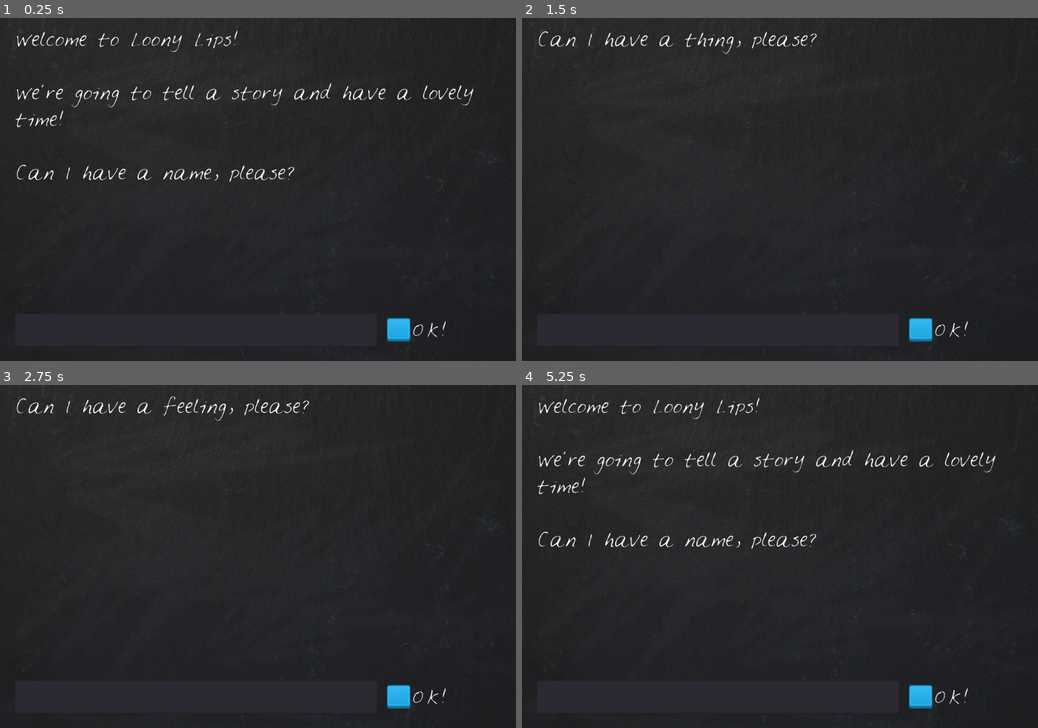
Above: before the commit, frames 1-4 (two rows, left to right).
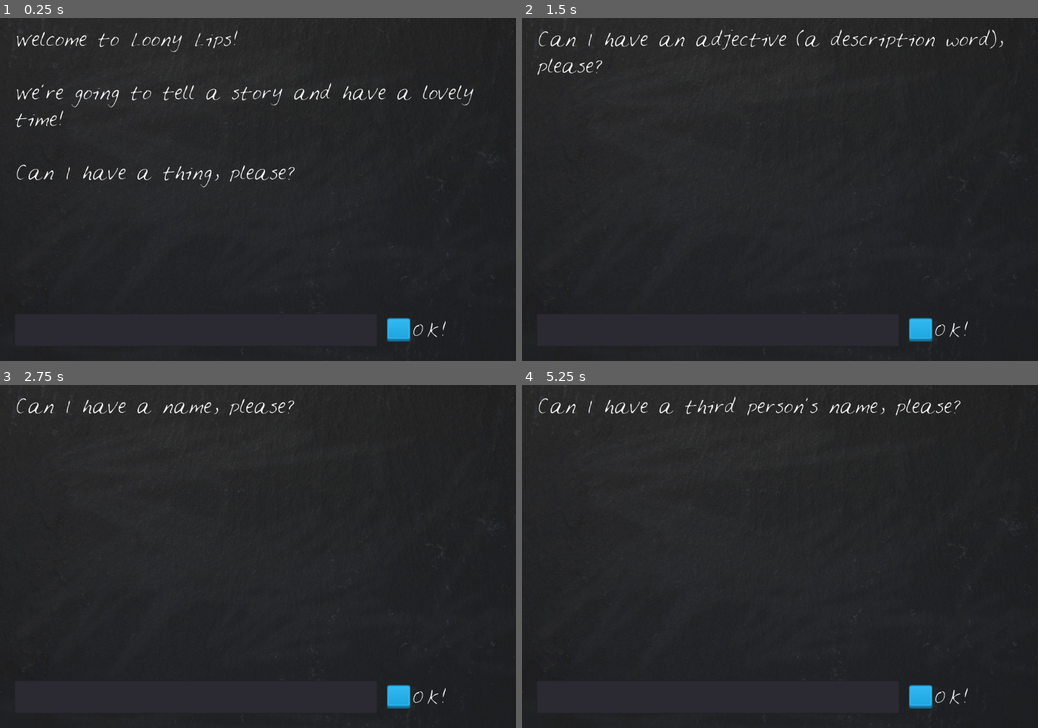
Above: after the commit, the same moments.

Repository: DiscoveringGodot/2_Loony_Lips
Game: Godot game, scene res://LoonyLips.tscn
The game is run twice, just before and just after one commit, with the same random seed, the same clock (stepped at 60 frames per second) and the same inputs.
Inputs (mouse positions are in pixels of both pictures, inside the frame that each line leads up to):
- Up to frame 1 (0.25 s): no input
- Up to frame 2 (1.5 s): click (718, 330) at 0.52 s; type "Alex" at 0.6 s; click "OK!" at 1.25 s
- Up to frame 3 (2.75 s): click "OK!" at 2 s
- Up to frame 4 (5.25 s): click "OK!" at 2.75 s; tap Enter at 3.5 s; tap Space at 4.25 s; click "Again!" (after the commit: "OK!") at 5 s

The runs differ from the first frame. In frame 1, 0.3% of the frame differs, in the area x 31-58%, y 42-50%; in frame 2, 0.9%; in frame 3, 0.5%; in frame 4, 2.3%, in the area x 3-92%, y 3-48%.

Commit message:
7 -  Dictionaries - Adding a Story Template

Diff:
--- a/LoonyLips.gd
+++ b/LoonyLips.gd
@@ -1,11 +1,27 @@
 extends Node2D
 
 var player_words = [] # the words the player chooses
-var prompt = ["a name", "a thing", "a feeling", "another feeling", "some things"]
-var story = "Once upon a time a %s ate a %s and felt very %s. It was a %s day for all good %s."
+
+var template = {
+		story1 = {
+		"prompt":["a name", "a thing", "a feeling", "another feeling", "some things"],
+		"story": "Once upon a time a %s ate a %s and felt very %s. It was a %s day for all good %s."
+				},
+		story2 = {
+		"prompt" : ["a thing", "an adjective (a description word)", "a name", "a place", "a verb", "a second person's name", "a third person's name"],
+		"story" : "A poem.\n\nI wish I was a %s, %s as can be, \n Then you could call me %s,\n And I would finally be free.\n\n Then I would visit %s \nAnd %s all day long,\nAnd I would call you %s,\nAnd teach %s my song"
+				},
+		story3 = {
+			"prompt" : ["a person's name", "a place", "some things (plural)", "a wprd ending in -ly", "a thing"],
+			"story" : "Dear %s,\n\nI hope this letter finds you well.  I have spent the past three weeks in %s researching the history of %s for my new book.  I miss you %s, and whenever I see a %s I think of you."
+			}
+		}
+var current_story
 
 func _ready():
-	$Blackboard/StoryText.text = ("Welcome to Loony Lips!\n\nWe're going to tell a story and have a lovely time!\n\nCan I have " + prompt[player_words.size()] + ", please?")
+	randomize()
+	current_story = template.values() [randi() % template.size()]
+	$Blackboard/StoryText.text = ("Welcome to Loony Lips!\n\nWe're going to tell a story and have a lovely time!\n\nCan I have " + current_story.prompt[player_words.size()] + ", please?")
 	$Blackboard/TextBox.text = ""
 
 func _on_TextureButton_pressed():
@@ -21,10 +37,10 @@
 	check_player_word_length()
 
 func is_story_done():
-	return player_words.size() == prompt.size()
+	return player_words.size() == current_story.prompt.size()
 
 func prompt_player():
-	$Blackboard/StoryText.text = ("Can I have " + prompt[player_words.size()] + ", please?")
+	$Blackboard/StoryText.text = ("Can I have " + current_story.prompt[player_words.size()] + ", please?")
 
 func check_player_word_length():
 	if is_story_done():
@@ -33,7 +49,7 @@
 		prompt_player()
 
 func tell_story():
-	$Blackboard/StoryText.text = story % player_words
+	$Blackboard/StoryText.text = current_story.story % player_words
 	$Blackboard/TextureButton/ButtonLabel.text = "Again!"
 	end_game()
 
Not shown, changed: README.md
